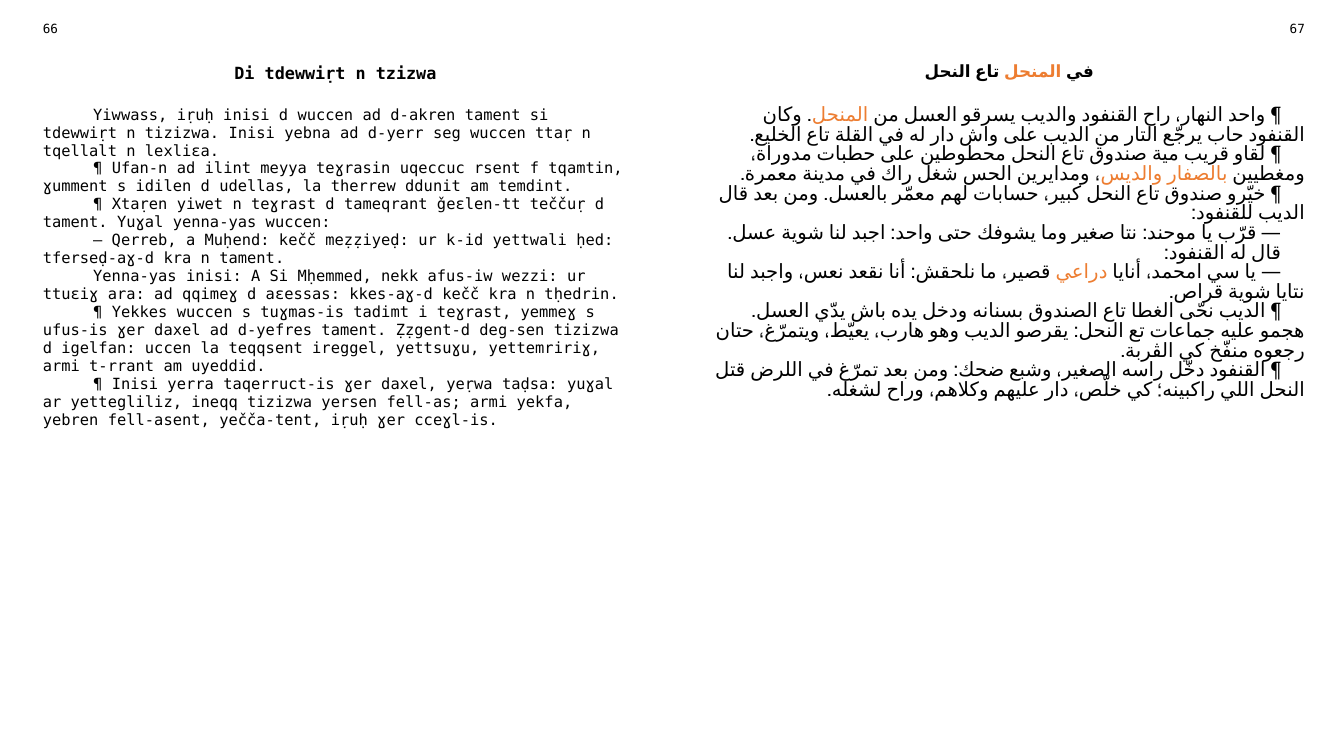
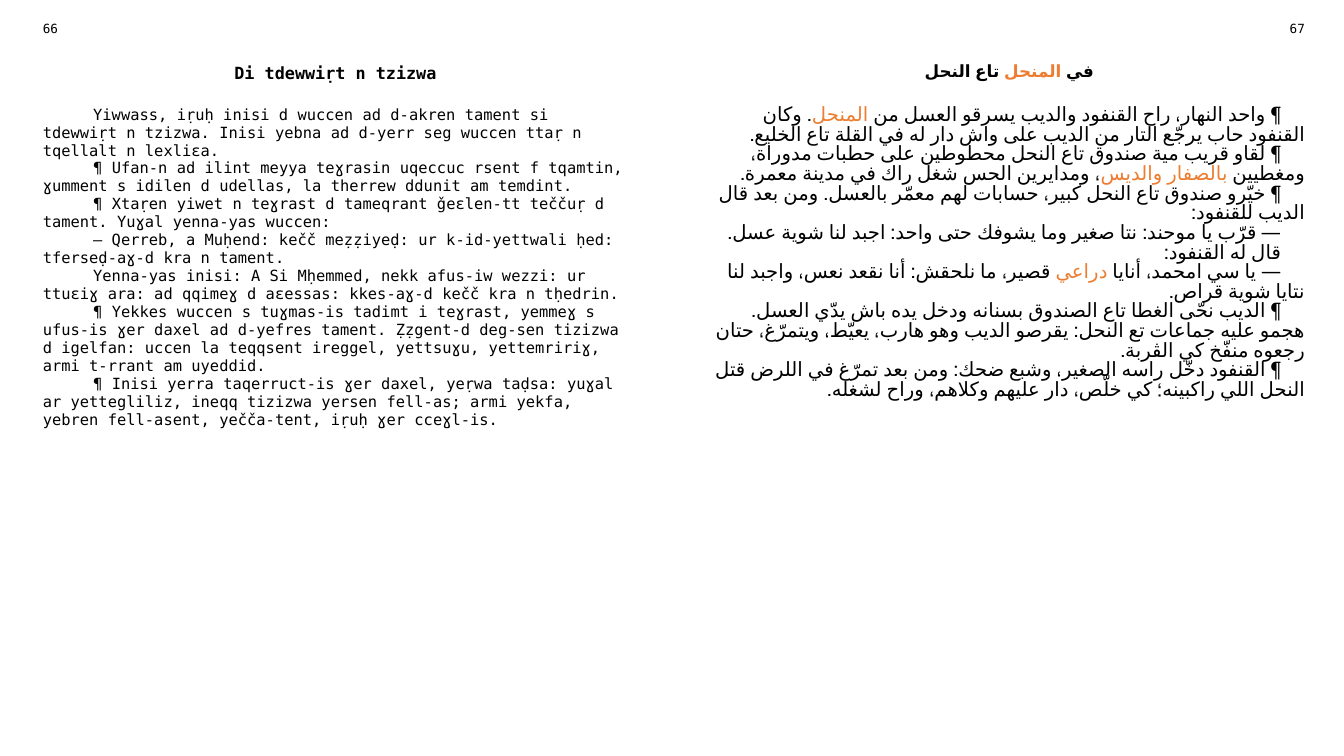
Before and after one commit to sferhah/tamacahut_n_wuccen, a slide deck: slide 31 of Uccen.ConsoleApp/Resources/pptx/uccen.arq.pptx. Drawn at 1344x756 pixels with LibreOffice and Linux fonts; fonts in the diff are those of the drawing. Boxes give left, top, right and bottom in pixels: in the first picture for what was removed or moved away, otherwise in the second. Text is boxed around its words. In the diff, an @@ line names an element or a change of style, - is before the commit and + after.

```diff
--- a/Uccen.ConsoleApp/Resources/pptx/uccen.arq.pptx
+++ b/Uccen.ConsoleApp/Resources/pptx/uccen.arq.pptx
@@ table at bbox=[32, 16, 1315, 729] @@
-row 3, column 1: Yiwwass, iṛuḥ inisi d wuccen ad d-akren tament si tdewwiṛt n tizizwa. Inisi yebna ad d-yerr seg wuccen ttaṛ n tqellalt n lexliɛa. / ¶ Ufan-n ad ilint meyya teɣrasin uqeccuc rsent f tqamtin, ɣumment s idilen d udellas, la therrew ddunit am temdint. / ¶ Xtaṛen yiwet n teɣrast d tameqrant ǧeɛlen-tt teččuṛ d tament. Yuɣal yenna-yas wuccen: / — Qerreb, a Muḥend: kečč meẓẓiyeḍ: ur k-id yettwali ḥed: tferseḍ-aɣ-d kra n tament. / Yenna-yas inisi: A Si Mḥemmed, nekk afus-iw wezzi: ur ttuɛiɣ ara: ad qqimeɣ d aɛessas: kkes-aɣ-d kečč kra n tḥedrin. / ¶ Yekkes wuccen s tuɣmas-is tadimt i teɣrast, yemmeɣ s ufus-is ɣer daxel ad d-yefres tament. Ẓẓgent-d deg-sen tizizwa d igelfan: uccen la teqqsent ireggel, yettsuɣu, yettemririɣ, armi t-rrant am uyeddid. / ¶ Inisi yerra taqerruct-is ɣer daxel, yeṛwa taḍsa: yuɣal ar yettegliliz, ineqq tizizwa yersen fell-as; armi yekfa, yebren fell-asent, yečča-tent, iṛuḥ ɣer cceɣl-is.
+row 3, column 1: Yiwwass, iṛuḥ inisi d wuccen ad d-akren tament si tdewwiṛt n tzizwa. Inisi yebna ad d-yerr seg wuccen ttaṛ n tqellalt n lexliɛa. / ¶ Ufan-n ad ilint meyya teɣrasin uqeccuc rsent f tqamtin, ɣumment s idilen d udellas, la therrew ddunit am temdint. / ¶ Xtaṛen yiwet n teɣrast d tameqrant ǧeɛlen-tt teččuṛ d tament. Yuɣal yenna-yas wuccen: / — Qerreb, a Muḥend: kečč meẓẓiyeḍ: ur k-id-yettwali ḥed: tferseḍ-aɣ-d kra n tament. / Yenna-yas inisi: A Si Mḥemmed, nekk afus-iw wezzi: ur ttuɛiɣ ara: ad qqimeɣ d aɛessas: kkes-aɣ-d kečč kra n tḥedrin. / ¶ Yekkes wuccen s tuɣmas-is tadimt i teɣrast, yemmeɣ s ufus-is ɣer daxel ad d-yefres tament. Ẓẓgent-d deg-sen tizizwa d igelfan: uccen la teqqsent ireggel, yettsuɣu, yettemririɣ, armi t-rrant am uyeddid. / ¶ Inisi yerra taqerruct-is ɣer daxel, yeṛwa taḍsa: yuɣal ar yettegliliz, ineqq tizizwa yersen fell-as; armi yekfa, yebren fell-asent, yečča-tent, iṛuḥ ɣer cceɣl-is.
```
Also in this commit, not shown: 13 other slides changed, 7 other files.
